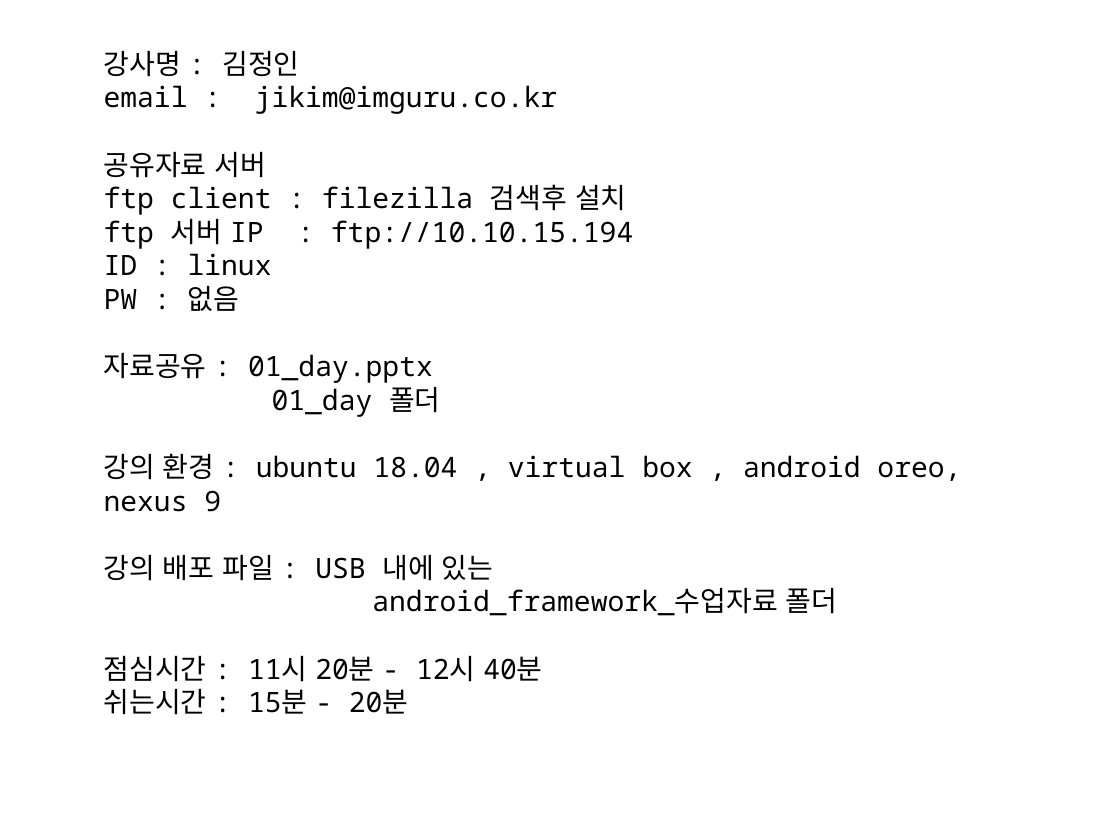
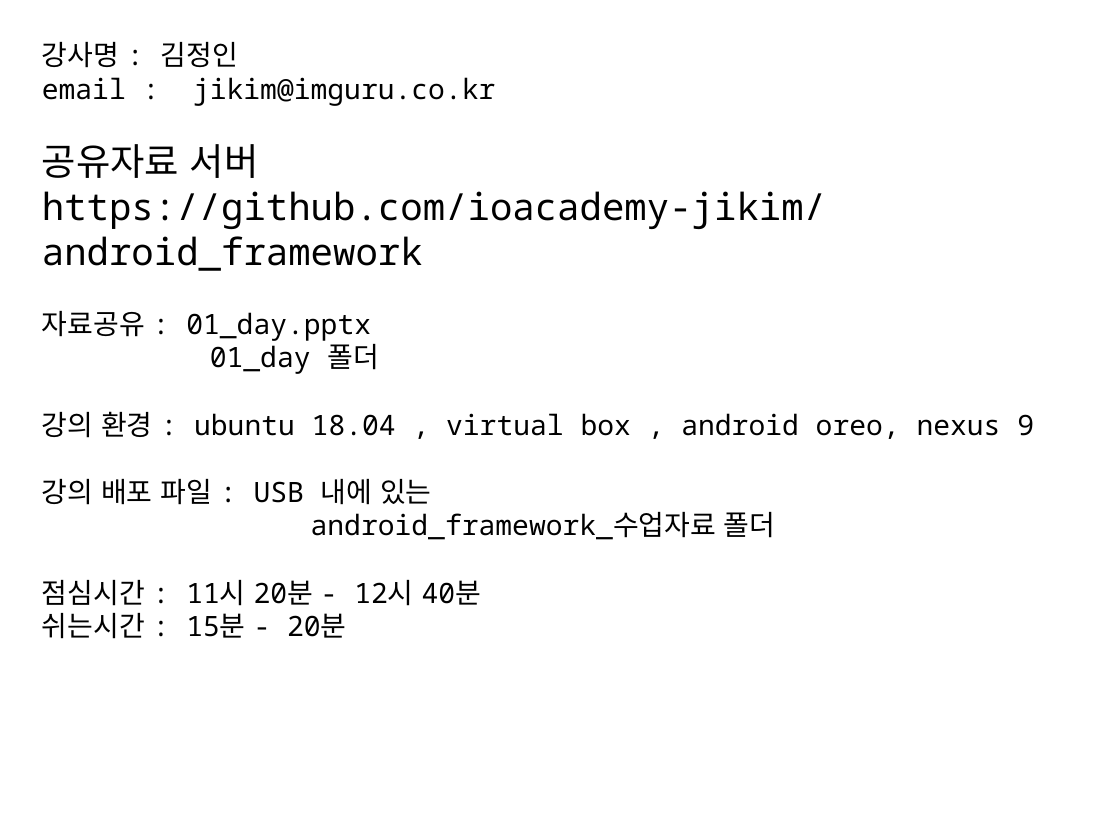
Before and after one commit to ioacademy-jikim/android_framwork, a slide deck: slide 1 of 03_day.pptx. Drawn at 1120x840 pixels with LibreOffice and Linux fonts; fonts in the diff are those of the drawing. Boxes give left, top, right and bottom in pixels: in the first picture for what was removed or moved away, otherwise in the second. Text is boxed around its words. In the diff, an @@ line names an element or a change of style, - is before the commit and + after.

```diff
--- a/03_day.pptx
+++ b/03_day.pptx
@@ text "강사명 : 김정인": place and size @@
-text "강사명 : 김정인" at <box>104,51,961,715</box>
+text "강사명 : 김정인" at <box>42,42,1034,606</box>
@@ text at <box>42,144,259,178</box>: size 18 to 24 pt in "공유자료 서버" @@
@@ text at <box>42,191,826,271</box>: text changed; size 18 to 24 pt @@
-ftp client : filezilla 검색후 설치
-ftp 서버 IP : ftp://10.10.15.194
-ID : linux
-PW : 없음
+https://github.com/ioacademy-jikim/android_framework
```
